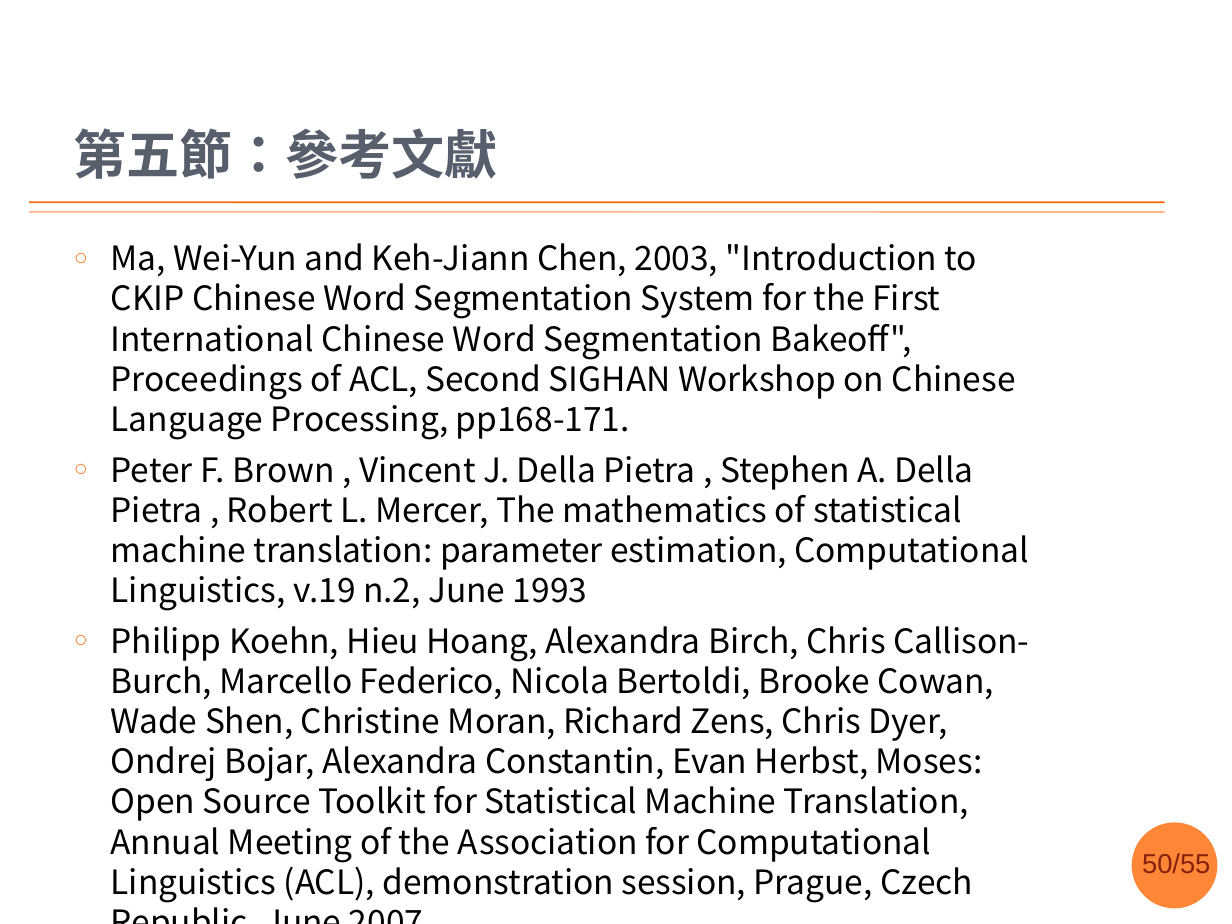
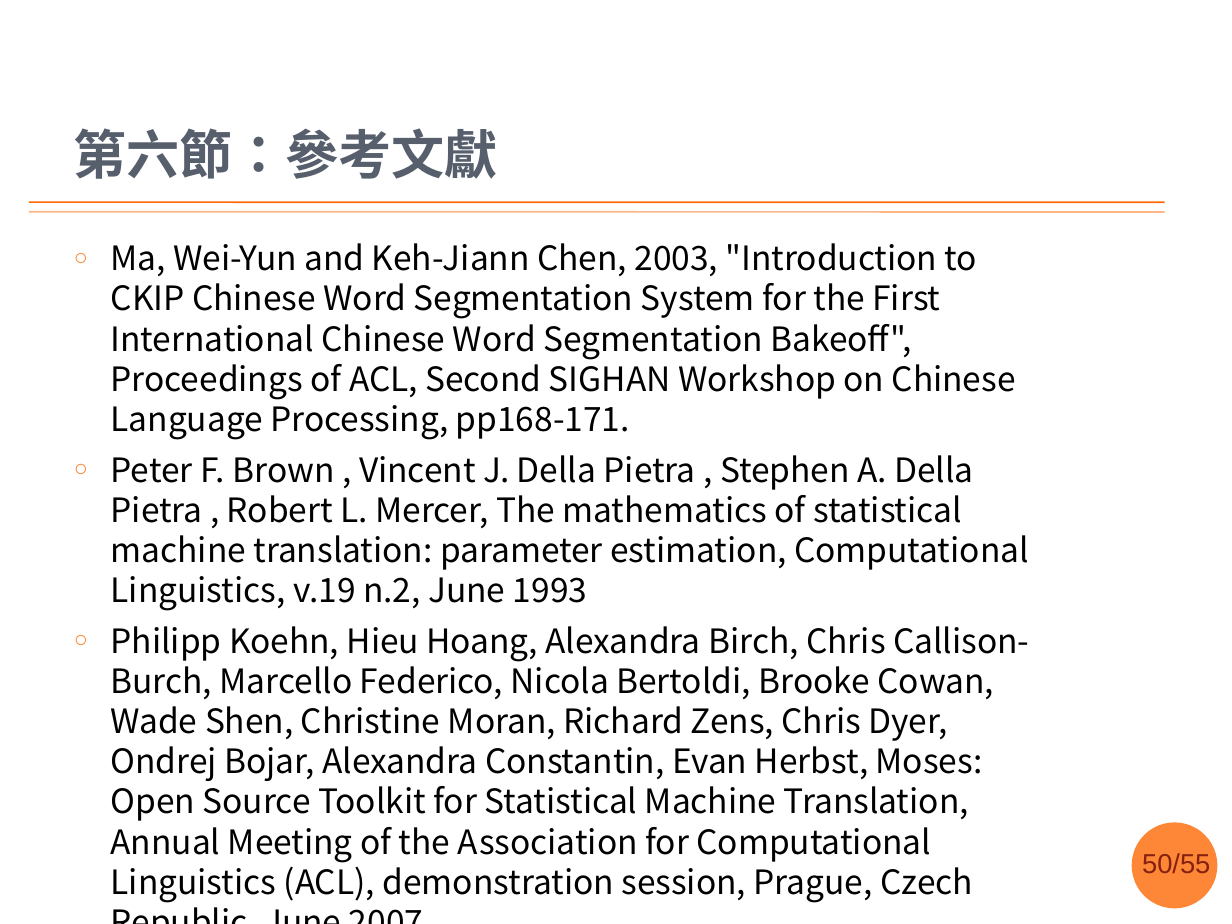
Before and after one commit to sih4sing5hong5/po3-ko3_tau5-iann2-phinn3, a slide deck: slide 50 of 翻譯報告.pptx. Drawn at 1232x924 pixels with LibreOffice and Linux fonts; fonts in the diff are those of the drawing; background and template pictures are left out. Boxes give left, top, right and bottom in pixels: in the first picture for what was removed or moved away, otherwise in the second. Text is boxed around its words. In the diff, an @@ line names an element or a change of style, - is before the commit and + after.

```diff
--- a/翻譯報告.pptx
+++ b/翻譯報告.pptx
@@ title at <box>74,128,498,179</box>: text changed @@
-第五節：參考文獻
+第六節：參考文獻
```
Also in this commit, not shown: 8 other slides changed.
